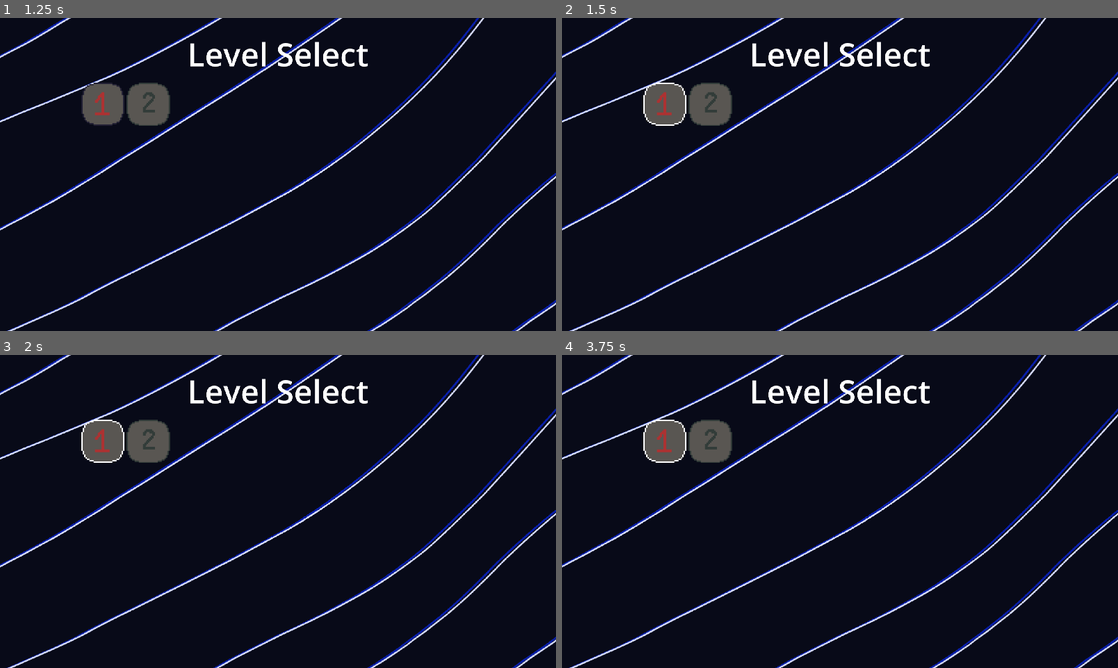
Above: before the commit, frames 1-4 (two rows, left to right).
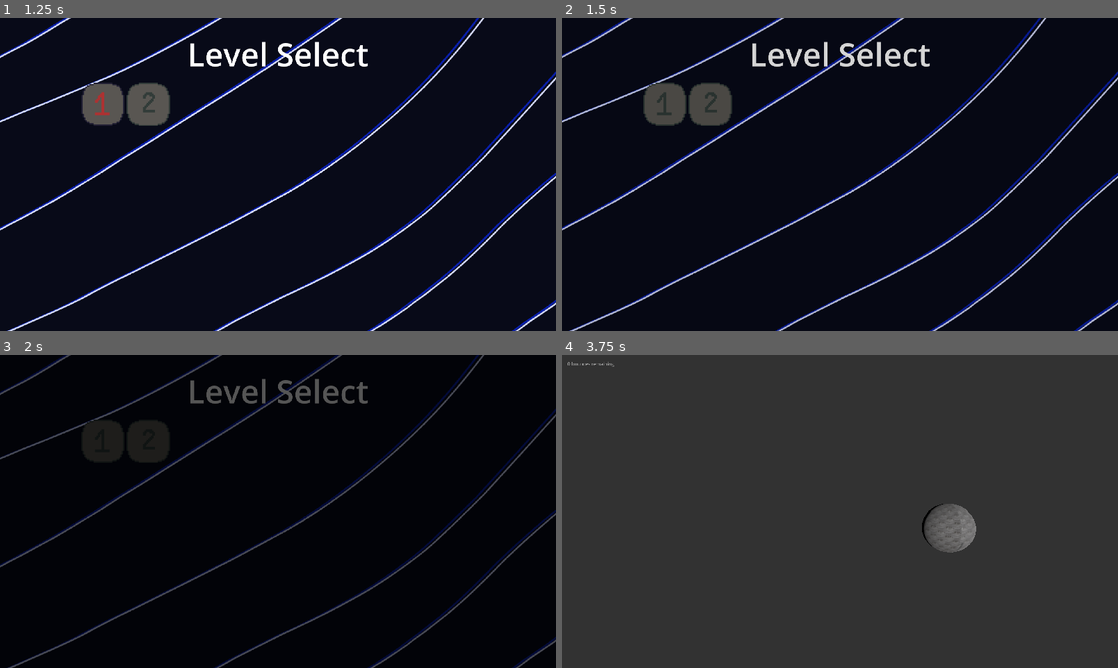
Above: after the commit, the same moments.

Repository: boredchef/bounce-back
Game: Godot game, scene res://Function Scenes (Menu, UI, etc)/Menu/menu.tscn
Two runs of this game, one before a commit and one after it. Both use one fixed random seed, a clock stepped at 60 frames per second and the inputs below.
Inputs (mouse positions are in pixels of both pictures, inside the frame that each line leads up to):
- Up to frame 1 (1.25 s): click "Play" at 0.5 s
- Up to frame 2 (1.5 s): click (667, 105) at 1.25 s
- Up to frame 3 (2 s): no input
- Up to frame 4 (3.75 s): click (667, 442) at 2.02 s; tap Enter at 2.75 s; hold D (Right) 2.78-3.53 s; hold S (Down) from 3.53 s (still down)

Frame 1 is identical in both runs. In frame 2, 4.3% of the frame differs, in the area x 0-100%, y 0-100%; in frame 3, 7.1%; in frame 4, 100%.

Commit message:
Transition Trigger so my Num Nums do something pretty pls like omg fr

Diff:
--- a/bounce-back/Autoloads/GameController.gd
+++ b/bounce-back/Autoloads/GameController.gd
@@ -4,6 +4,10 @@
 var jumps_remaining = 0
 var level_beat = 0
 var respawn_vector = Vector3(0,0,0)
+
+func wait(time):
+	await get_tree().create_timer(time).timeout
+	pass
 
 func die():
 
--- a/bounce-back/Function Scenes (Menu, UI, etc)/Level Selection Screen/level_select_screen.gd
+++ b/bounce-back/Function Scenes (Menu, UI, etc)/Level Selection Screen/level_select_screen.gd
@@ -5,11 +5,6 @@
 @onready var l3 = $"Level 3"
 @onready var l4 = $"Level 4"
 @onready var l5 = $"Level 5"
-@onready var l6 = $"Level 6"
-@onready var l7 = $"Level 7"
-@onready var l8 = $"Level 8"
-@onready var l9 = $"Level 9"
-@onready var l10 = $"Level 10"
 
 func _ready() -> void:
 	l1.disabled = false
@@ -17,104 +12,43 @@
 	l3.disabled = false
 	l4.disabled = false
 	l5.disabled = false
-	l6.disabled = false
-	l7.disabled = false
-	l8.disabled = false
-	l9.disabled = false
-	l10.disabled = false
 	match GameController.level_beat:
 		0:
 			l2.disabled = true
 			l3.disabled = true
 			l4.disabled = true
 			l5.disabled = true
-			l6.disabled = true
-			l7.disabled = true
-			l8.disabled = true
-			l9.disabled = true
-			l10.disabled = true
 		1:
 			l3.disabled = true
 			l4.disabled = true
 			l5.disabled = true
-			l6.disabled = true
-			l7.disabled = true
-			l8.disabled = true
-			l9.disabled = true
-			l10.disabled = true
 		2:
 			l4.disabled = true
 			l5.disabled = true
-			l6.disabled = true
-			l7.disabled = true
-			l8.disabled = true
-			l9.disabled = true
-			l10.disabled = true
 		3:
 			l5.disabled = true
-			l6.disabled = true
-			l7.disabled = true
-			l8.disabled = true
-			l9.disabled = true
-			l10.disabled = true
-		4:
-			l6.disabled = true
-			l7.disabled = true
-			l8.disabled = true
-			l9.disabled = true
-			l10.disabled = true
-		5:
-			l7.disabled = true
-			l8.disabled = true
-			l9.disabled = true
-			l10.disabled = true
-		6:
-			l8.disabled = true
-			l9.disabled = true
-			l10.disabled = true
-		7:
-			l9.disabled = true
-			l10.disabled = true
-		8:
-			l10.disabled = true
+
+func _on_level_1_pressed() -> void:
+	SceneLoader.transition_to_scene("res://Levels/level_1.tscn")
+	l1.disabled = true
 
 
 
-func _on_level_1_pressed() -> void:
-	pass # Replace with function body.
-
-
 func _on_level_2_pressed() -> void:
-	pass # Replace with function body.
+	SceneLoader.transition_to_scene("res://Levels/level_2.tscn")
+	l2.disabled = true
 
 
 func _on_level_3_pressed() -> void:
-	pass # Replace with function body.
+	SceneLoader.transition_to_scene("res://Levels/level_3.tscn")
+	l3.disabled = true
 
 
 func _on_level_4_pressed() -> void:
-	pass # Replace with function body.
+	SceneLoader.transition_to_scene("res://Levels/level_4.tscn")
+	l4.disabled = true
 
 
 func _on_level_5_pressed() -> void:
-	pass # Replace with function body.
-
-
-func _on_level_6_pressed() -> void:
-	pass # Replace with function body.
-
-
-func _on_level_7_pressed() -> void:
-	pass # Replace with function body.
-
-
-func _on_level_8_pressed() -> void:
-	pass # Replace with function body.
-
-
-func _on_level_9_pressed() -> void:
-	pass # Replace with function body.
-
-
-func _on_level_10_pressed() -> void:
-	pass # Replace with function body.
+	SceneLoader.transition_to_scene("res://Levels/level_5.tscn")
+	l5.disabled = true
--- a/bounce-back/Function Scenes (Menu, UI, etc)/Level Selection Screen/level_select_screen.tscn
+++ b/bounce-back/Function Scenes (Menu, UI, etc)/Level Selection Screen/level_select_screen.tscn
@@ -58,36 +58,6 @@
 offset_right = 486.0
 offset_bottom = 66.0
 
-[node name="Level 6" type="TextureButton" parent="." unique_id=160782033]
-offset_left = 409.0
-offset_top = 34.0
-offset_right = 449.0
-offset_bottom = 74.0
-
-[node name="Level 7" type="TextureButton" parent="." unique_id=1235955685]
-offset_left = 410.0
-offset_top = 60.0
-offset_right = 450.0
-offset_bottom = 100.0
-
-[node name="Level 8" type="TextureButton" parent="." unique_id=497939732]
-offset_left = 226.0
-offset_top = 45.0
-offset_right = 266.0
-offset_bottom = 85.0
-
-[node name="Level 9" type="TextureButton" parent="." unique_id=1335409520]
-offset_left = 103.0
-offset_top = 68.0
-offset_right = 143.0
-offset_bottom = 108.0
-
-[node name="Level 10" type="TextureButton" parent="." unique_id=1043691570]
-offset_left = 552.0
-offset_top = 324.0
-offset_right = 592.0
-offset_bottom = 364.0
-
 [node name="Label" type="Label" parent="." unique_id=2022924737]
 offset_left = 1.0
 offset_top = 48.0
@@ -102,8 +72,3 @@
 [connection signal="pressed" from="Level 3" to="." method="_on_level_3_pressed"]
 [connection signal="pressed" from="Level 4" to="." method="_on_level_4_pressed"]
 [connection signal="pressed" from="Level 5" to="." method="_on_level_5_pressed"]
-[connection signal="pressed" from="Level 6" to="." method="_on_level_6_pressed"]
-[connection signal="pressed" from="Level 7" to="." method="_on_level_7_pressed"]
-[connection signal="pressed" from="Level 8" to="." method="_on_level_8_pressed"]
-[connection signal="pressed" from="Level 9" to="." method="_on_level_9_pressed"]
-[connection signal="pressed" from="Level 10" to="." method="_on_level_10_pressed"]
--- a/bounce-back/project.godot
+++ b/bounce-back/project.godot
@@ -18,6 +18,7 @@
 [autoload]
 
 GameController="*uid://oh26j3ygxxkk"
+SceneLoader="*uid://d2e57e1tgo0yg"
 
 [display]
 
--- /dev/null
+++ b/bounce-back/scene_loader.gd
@@ -0,0 +1,17 @@
+extends Node2D
+
+
+@onready var anim = $AnimationPlayer
+@onready var rect = $CanvasLayer/ColorRect
+const time_waited = 1.75
+
+func _ready() -> void:
+	rect.color = Color(00, 00, 00, 00)
+	pass
+
+func transition_to_scene(scene) -> void:
+	anim.play("Fade to Black")
+	await GameController.wait(time_waited)
+	get_tree().change_scene_to_file(scene)
+	anim.play_backwards("Fade to Black")
+	pass
--- /dev/null
+++ b/bounce-back/scene_loader.tscn
@@ -0,0 +1,55 @@
+[gd_scene format=3 uid="uid://d2e57e1tgo0yg"]
+
+[ext_resource type="Script" uid="uid://bw4t6ewieihna" path="res://scene_loader.gd" id="1_6wayg"]
+
+[sub_resource type="Animation" id="Animation_qelyj"]
+resource_name = "Fade to Black"
+tracks/0/type = "value"
+tracks/0/imported = false
+tracks/0/enabled = true
+tracks/0/path = NodePath("CanvasLayer/ColorRect:color")
+tracks/0/interp = 1
+tracks/0/loop_wrap = true
+tracks/0/keys = {
+"times": PackedFloat32Array(0, 1),
+"transitions": PackedFloat32Array(1, 1),
+"update": 0,
+"values": [Color(0, 0, 0, 0), Color(0, 0, 0, 1)]
+}
+
+[sub_resource type="Animation" id="Animation_f3tc2"]
+length = 0.001
+tracks/0/type = "value"
+tracks/0/imported = false
+tracks/0/enabled = true
+tracks/0/path = NodePath("CanvasLayer/ColorRect:color")
+tracks/0/interp = 1
+tracks/0/loop_wrap = true
+tracks/0/keys = {
+"times": PackedFloat32Array(0),
+"transitions": PackedFloat32Array(1),
+"update": 0,
+"values": [Color(0, 0, 0, 0)]
+}
+
+[sub_resource type="AnimationLibrary" id="AnimationLibrary_wcfjc"]
+_data = {
+&"Fade to Black": SubResource("Animation_qelyj"),
+&"RESET": SubResource("Animation_f3tc2")
+}
+
+[node name="scene_loader" type="Node2D" unique_id=571933211]
+script = ExtResource("1_6wayg")
+
+[node name="AnimationPlayer" type="AnimationPlayer" parent="." unique_id=1871822145]
+libraries/ = SubResource("AnimationLibrary_wcfjc")
+
+[node name="CanvasLayer" type="CanvasLayer" parent="." unique_id=1234669470]
+
+[node name="AnimatedSprite2D" type="AnimatedSprite2D" parent="CanvasLayer" unique_id=1664872228]
+
+[node name="ColorRect" type="ColorRect" parent="CanvasLayer" unique_id=1817026628]
+offset_right = 1920.0
+offset_bottom = 1080.0
+mouse_filter = 2
+color = Color(0, 0, 0, 0)
Not shown, added: bounce-back/scene_loader.gd.uid
